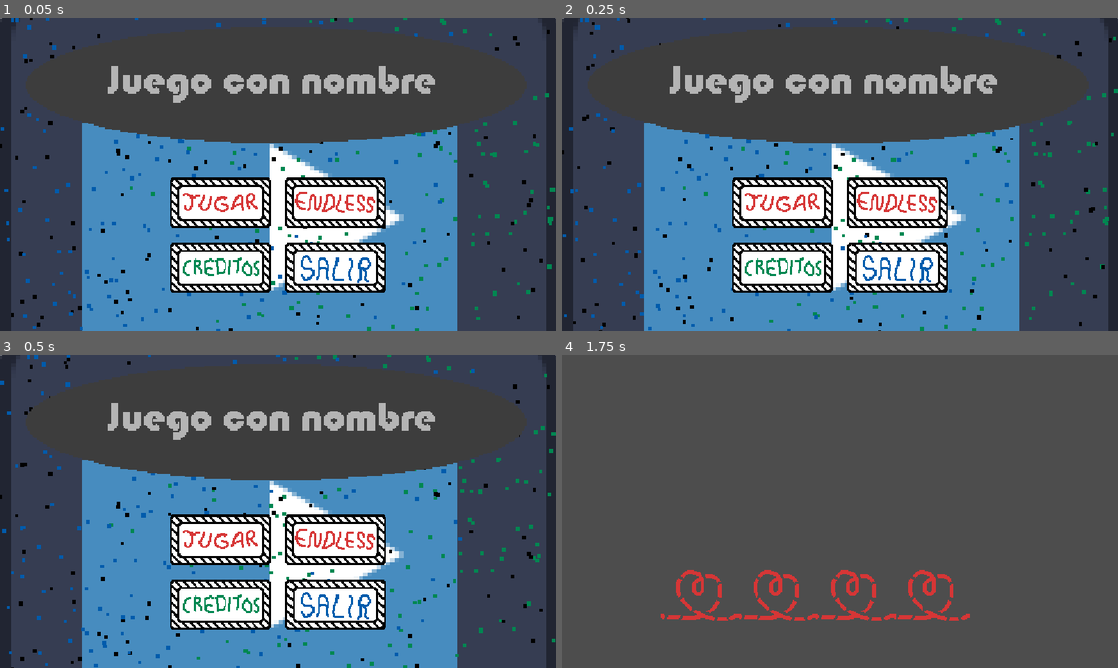
Above: before the commit, frames 1-4 (two rows, left to right).
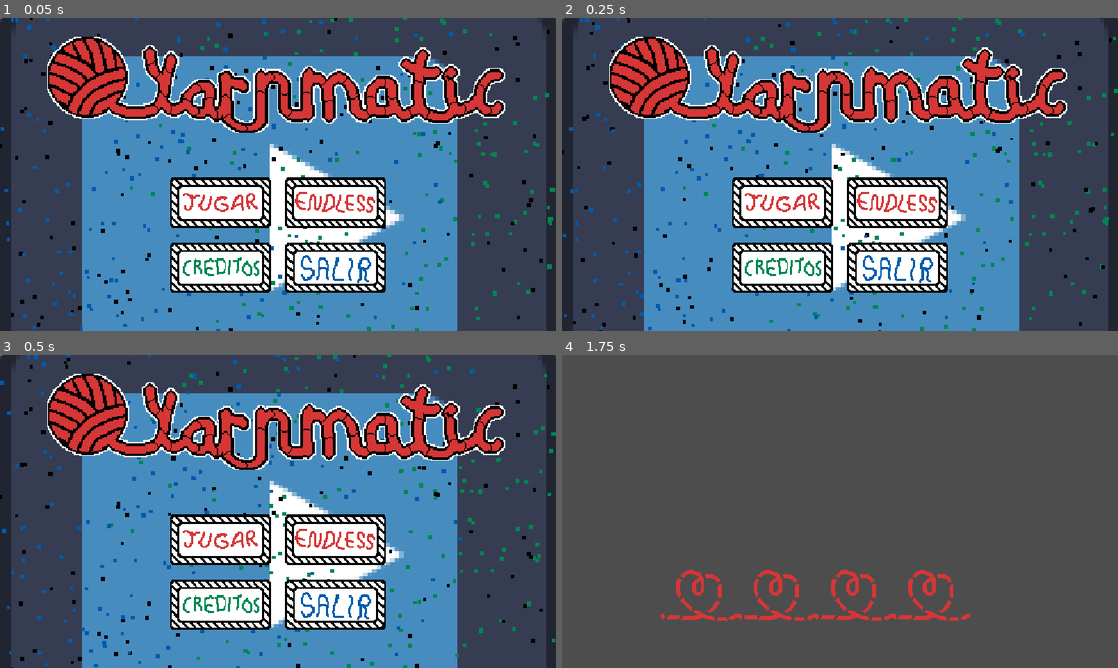
Above: after the commit, the same moments.

Repository: Triktor1/ComJamOn2026
Game: Godot game, scene res://escenas/mainMenu.tscn
Two runs of this game, one before a commit and one after it. Both use one fixed random seed, a clock stepped at 60 frames per second and the inputs below. The engine's default icon, where the game draws it, is replaced by a stand-in: a white triangle on a blue panel in a dark square.
Inputs (mouse positions are in pixels of both pictures, inside the frame that each line leads up to):
- Up to frame 1 (0.05 s): no input
- Up to frame 2 (0.25 s): no input
- Up to frame 3 (0.5 s): no input
- Up to frame 4 (1.75 s): click (784, 539) at 0.5 s; tap Enter at 1.25 s; move the mouse to (962, 495) at 1.27 s; hold D (Right) from 1.28 s (still down); tap Z (Extra1) at 1.35 s

The runs differ from the first frame. In frame 1, 20% of the frame differs, in the area x 7-94%, y 3-40%; in frame 2, 20%; in frame 3, 20%, in the area x 5-94%, y 3-40%; in frame 4, nothing differs.

Commit message:
logo y ovillo de lana

Diff:
--- a/escenas/mainMenu.tscn
+++ b/escenas/mainMenu.tscn
@@ -2,13 +2,13 @@
 
 [ext_resource type="Shader" uid="uid://jwwg2huy2cr1" path="res://Particulas y shaders/mainMenu.gdshader" id="1_5l8dw"]
 [ext_resource type="Script" uid="uid://b6asekge4jen4" path="res://scripts/boton_incio.gd" id="1_6uepu"]
-[ext_resource type="Texture2D" uid="uid://c4atqrod3f72r" path="res://assets/UI/TituloReal.png" id="1_81hdd"]
 [ext_resource type="PackedScene" uid="uid://c71lnth3o7asr" path="res://escenas/tests/buttonTest.tscn" id="1_wut1r"]
 [ext_resource type="Texture2D" uid="uid://dtybquer37yw5" path="res://assets/UI/ButtonJugar.png" id="2_1f6lb"]
 [ext_resource type="Texture2D" uid="uid://dgrur2vavys1n" path="res://icon.svg" id="2_c7pnh"]
 [ext_resource type="PackedScene" uid="uid://cg4co1hxxhhep" path="res://escenas/transition_scene.tscn" id="2_hvyp7"]
 [ext_resource type="Texture2D" uid="uid://cmu5ue4oam5rc" path="res://assets/UI/ButtonJugarHover.png" id="3_0a063"]
 [ext_resource type="Script" uid="uid://dk3i6o3eljb5m" path="res://scripts/boton_salir.gd" id="3_60els"]
+[ext_resource type="Texture2D" uid="uid://dn7v5nmg3jsap" path="res://assets/UI/yarnmaticLogo.png" id="3_c7pnh"]
 [ext_resource type="Texture2D" uid="uid://dkriess4iv02s" path="res://assets/UI/ButtonSalir.png" id="7_kf80i"]
 [ext_resource type="Texture2D" uid="uid://bjjks0r417fqt" path="res://assets/UI/ButtonSalirHover.png" id="8_ee8nr"]
 [ext_resource type="Texture2D" uid="uid://dfb6toxkrutm7" path="res://assets/UI/ButtonEndless.png" id="10_nympv"]
@@ -60,8 +60,10 @@
 offset_bottom = 271.0
 
 [node name="LogoTex" type="TextureRect" parent="CanvasLayer/CenterContainerLogo" unique_id=392111397]
+custom_minimum_size = Vector2(950, 200)
 layout_mode = 2
-texture = ExtResource("1_81hdd")
+texture = ExtResource("3_c7pnh")
+stretch_mode = 6
 
 [node name="CenterContainerBotones" type="CenterContainer" parent="CanvasLayer" unique_id=1247026197]
 custom_minimum_size = Vector2(0, 300)
Binary file added: assets/UI/ovilloLana.png
Not shown, added: assets/UI/ovilloLana.png.import
Binary file added: assets/UI/yarnmaticLogo.png
Not shown, added: assets/UI/yarnmaticLogo.png.import
